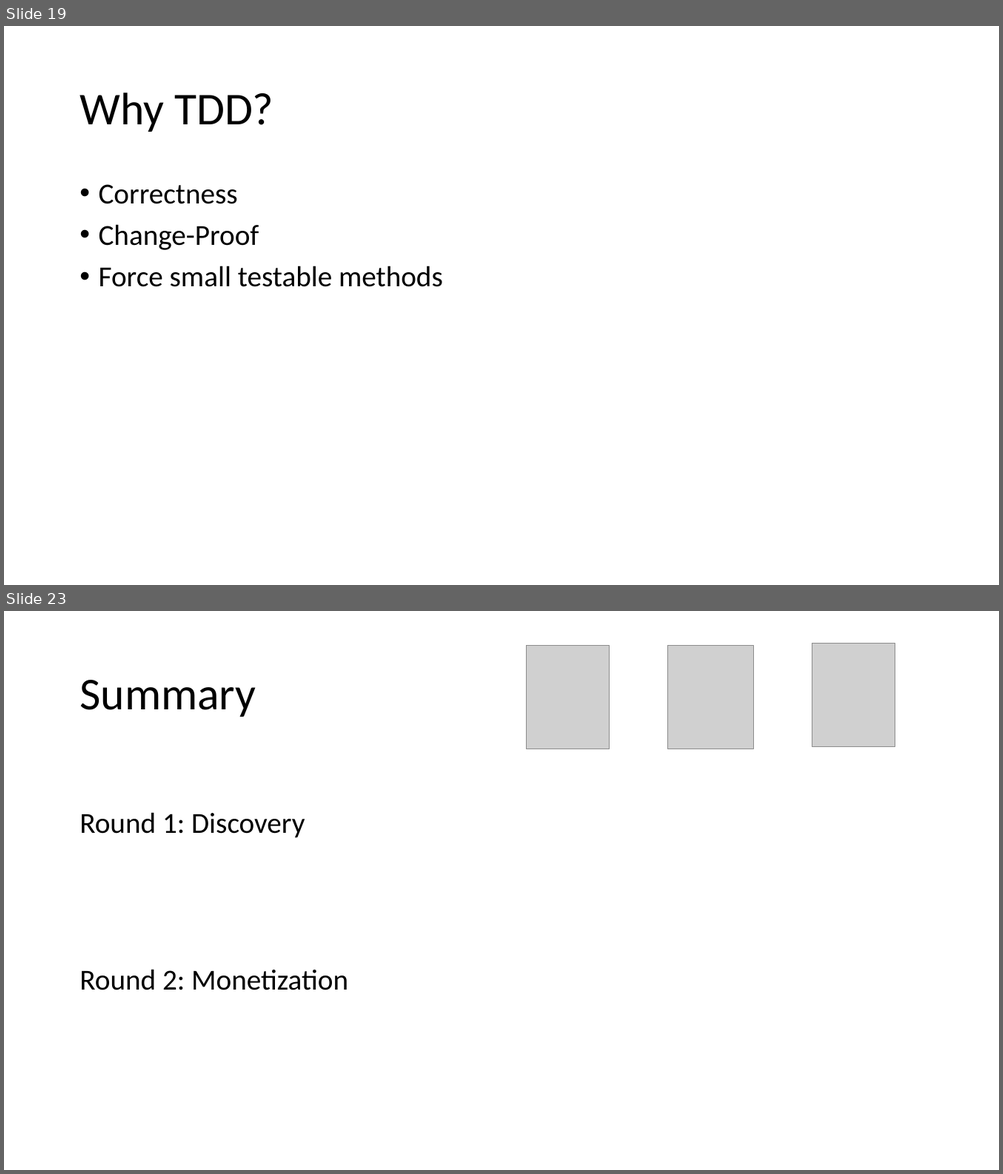
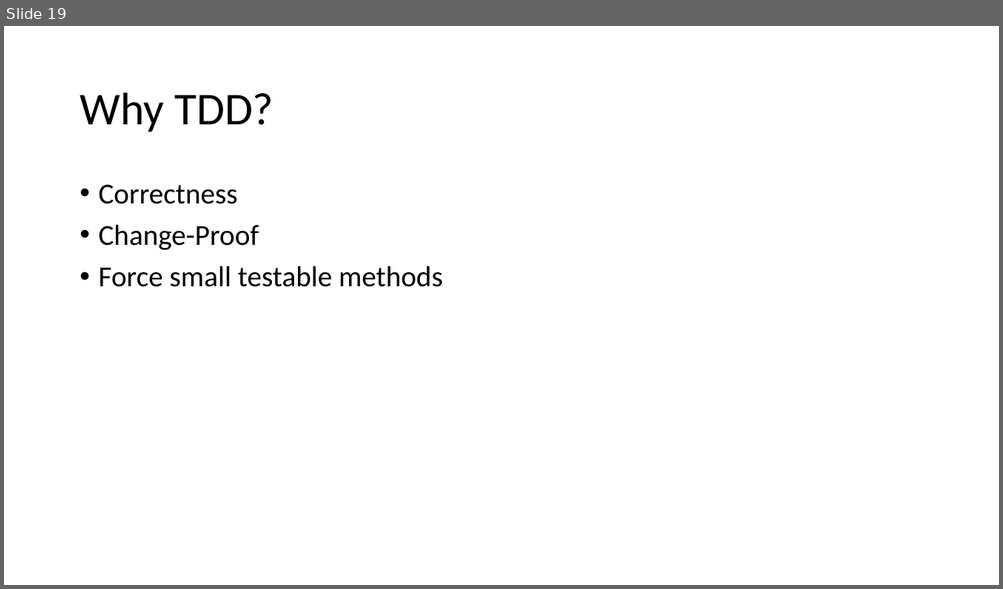
Before and after one commit to jamessdixon/REPL-Driven-Development, a slide deck: REPL-Driven-Development.pptx. Shown one above the other, each under a label of ours: slides 19 and 23 before the commit, slide 19 after it; the slides between them are not shown. The pictures are 1003x1174 and 1003x589 pixels, drawn with LibreOffice and Linux fonts; fonts in the diff are those of the drawing; grey boxes stand for pictures. Boxes give left, top, right and bottom in pixels: in the first picture for what was removed or moved away, otherwise in the second. Text is boxed around its words. In the diff, an @@ line names an element or a change of style, - is before the commit and + after.

```diff
--- a/REPL-Driven-Development.pptx
+++ b/REPL-Driven-Development.pptx
@@ slide 23 removed at bbox=[4, 611, 999, 1170], background #FFFFFF @@
@@ picture removed at bbox=[526, 645, 609, 749] @@
@@ picture removed at bbox=[668, 645, 754, 749] @@
@@ picture removed at bbox=[812, 643, 896, 747] @@
@@ title removed at bbox=[79, 680, 256, 717] @@
-Summary
@@ text removed at bbox=[79, 812, 304, 838] @@
-Round 1: Discovery
@@ text removed at bbox=[79, 969, 348, 991] @@
-Round 2: Monetization
```
Also in this commit, not shown: 6 slides changed, 6 other slides removed.
